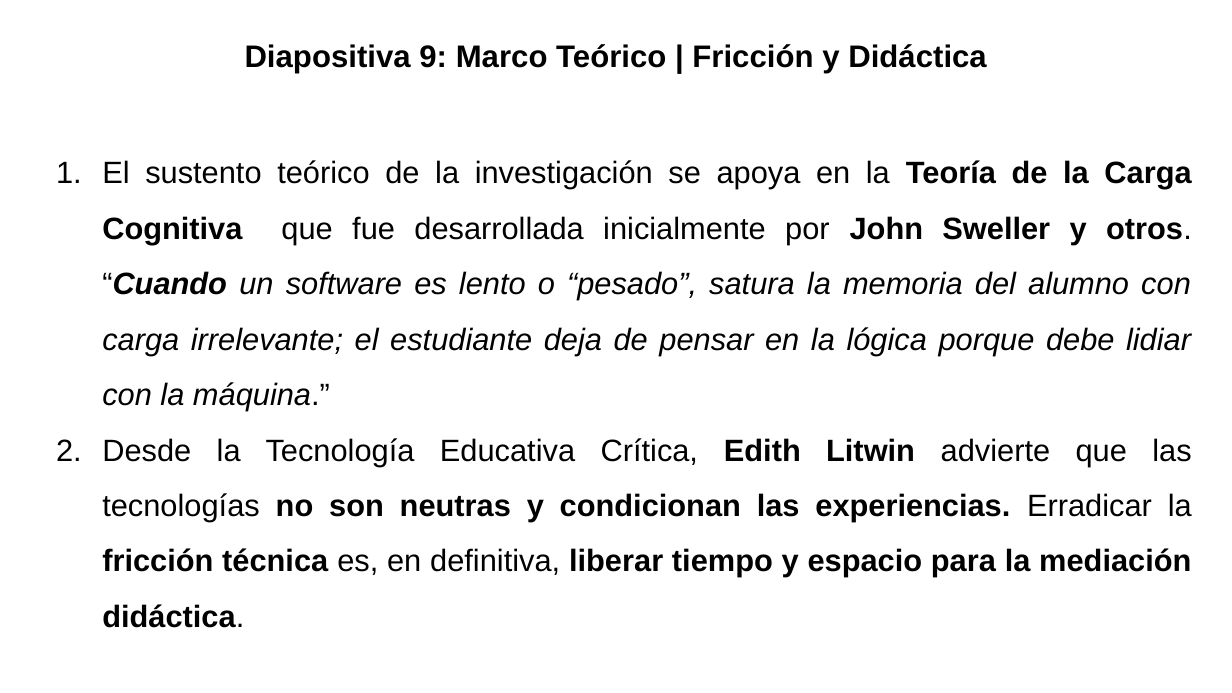
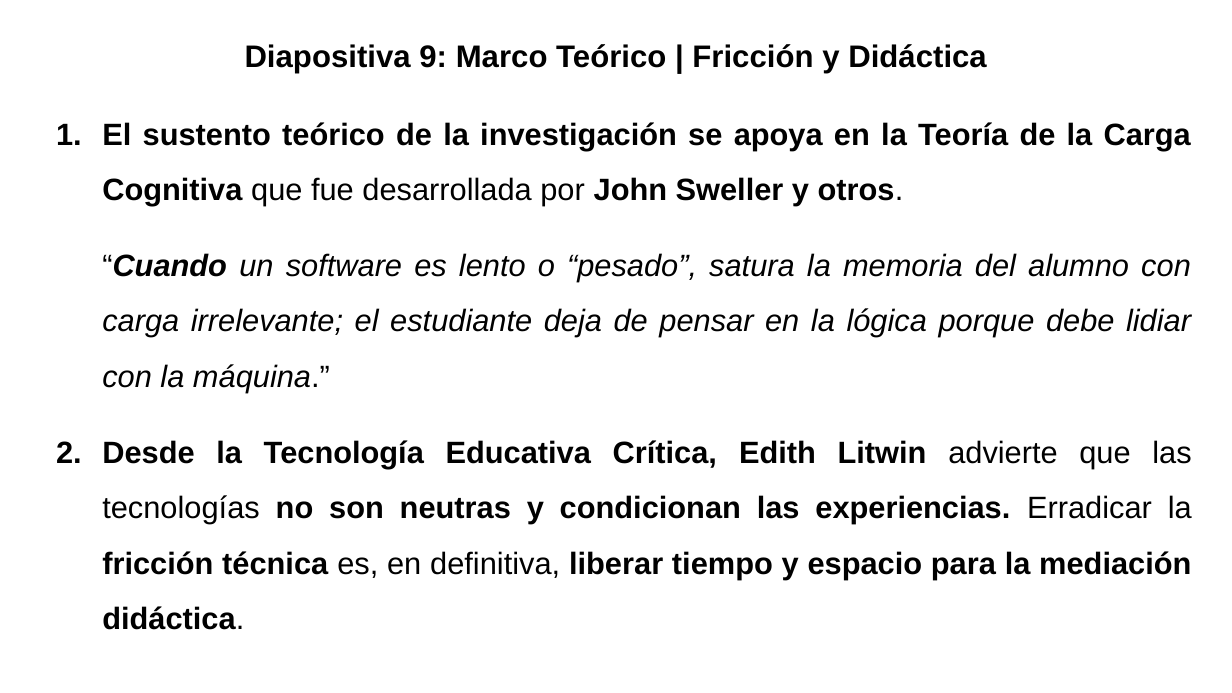
Before and after one commit to gabrielinuz/gabrielinuz.github.io, a slide deck: slide 10 of doc/GUION_DE_DEFENSA_LTE.pptx. Drawn at 1232x693 pixels with LibreOffice and Linux fonts; fonts in the diff are those of the drawing. Boxes give left, top, right and bottom in pixels: in the first picture for what was removed or moved away, otherwise in the second. Text is boxed around its words. In the diff, an @@ line names an element or a change of style, - is before the commit and + after.

```diff
--- a/doc/GUION_DE_DEFENSA_LTE.pptx
+++ b/doc/GUION_DE_DEFENSA_LTE.pptx
@@ text "El sustento teórico de la ...": place and size @@
-text "El sustento teórico de la ..." at [102, 160, 1192, 628]
+text "El sustento teórico de la ..." at [102, 122, 1192, 630]
@@ text at [102, 122, 1191, 393]: text changed @@
-1. El sustento teórico de la investigación se apoya en la Teoría de la Carga Cognitiva que fue desarrollada inicialmente por John Sweller y otros. “Cuando un software es lento o “pesado”, satura la memoria del alumno con carga irrelevante; el estudiante deja de pensar en la lógica porque debe lidiar con la máquina.”
+1. El sustento teórico de la investigación se apoya en la Teoría de la Carga Cognitiva que fue desarrollada por John Sweller y otros.
+“Cuando un software es lento o “pesado”, satura la memoria del alumno con carga irrelevante; el estudiante deja de pensar en la lógica porque debe lidiar con la máquina.”
@@ text at [102, 440, 1192, 630]: bold on in "Desde la Tecnología Educativa Crítica,"; more space between paragraphs @@
```
Also in this commit, not shown: 15 other slides changed, 1 other file.
